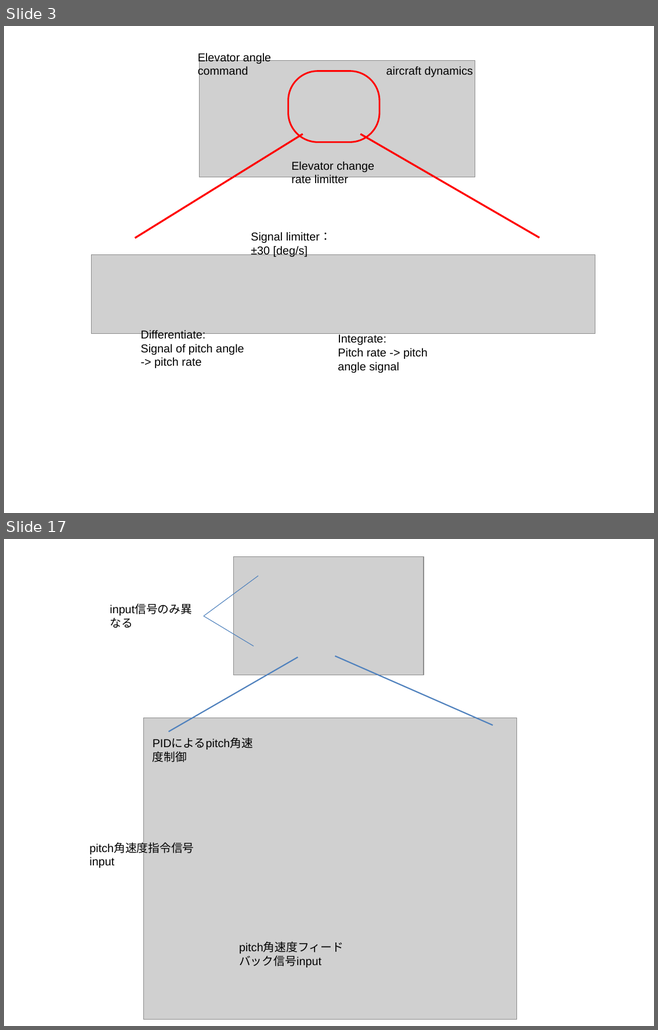
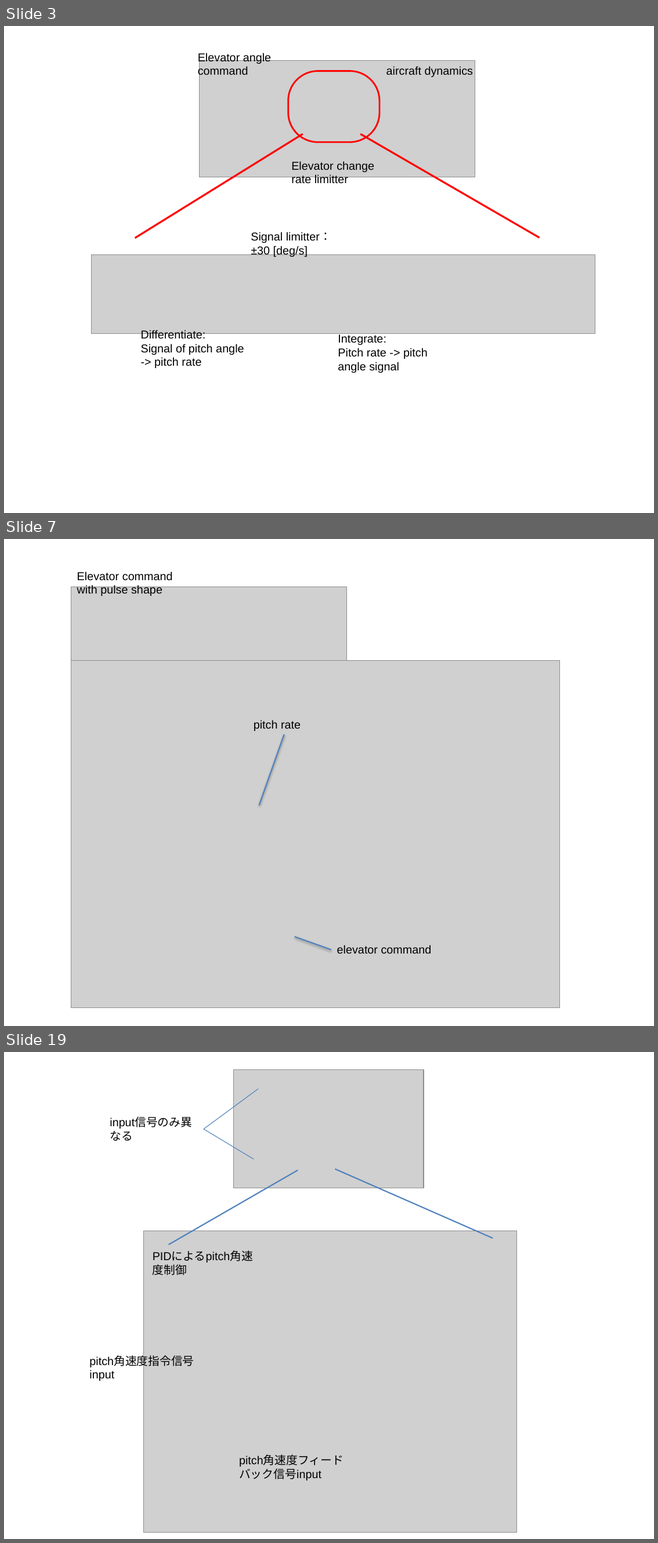
Before and after one commit to zeta-plusplus/SystemModels, a slide deck: figs/makeFig.pptx. Shown one above the other, each under a label of ours: slides 3 and 17 before the commit, slides 3, 7 and 19 after it; the slides between them are not shown. The pictures are 658x1030 and 658x1543 pixels, drawn with LibreOffice and Linux fonts; fonts in the diff are those of the drawing; grey boxes stand for pictures. Boxes give left, top, right and bottom in pixels: in the first picture for what was removed or moved away, otherwise in the second. Text is boxed around its words. In the diff, an @@ line names an element or a change of style, - is before the commit and + after.

```diff
--- a/figs/makeFig.pptx
+++ b/figs/makeFig.pptx
@@ slide 7 added at [4,539,654,1026], background #FFFFFF @@
@@ text added at [77,571,173,596], 14 pt, text #000000 @@
+Elevator command with pulse shape
@@ picture added at [71,587,347,660] @@
@@ picture added at [71,660,559,1008] @@
@@ text added at [253,720,300,731], 14 pt, text #000000 @@
+pitch rate
@@ line added from (259, 805) to (284, 734), #4F81BD 1.5 pt @@
@@ line added from (295, 937) to (331, 950), #4F81BD 1.5 pt @@
@@ text added at [337,945,431,954], 14 pt, text #000000 @@
+elevator command
@@ what was slide 17 is now slide 19 @@
```
Also in this commit, not shown: 2 slides changed, 11 other slides added, 10 slides removed, 24 other files.
